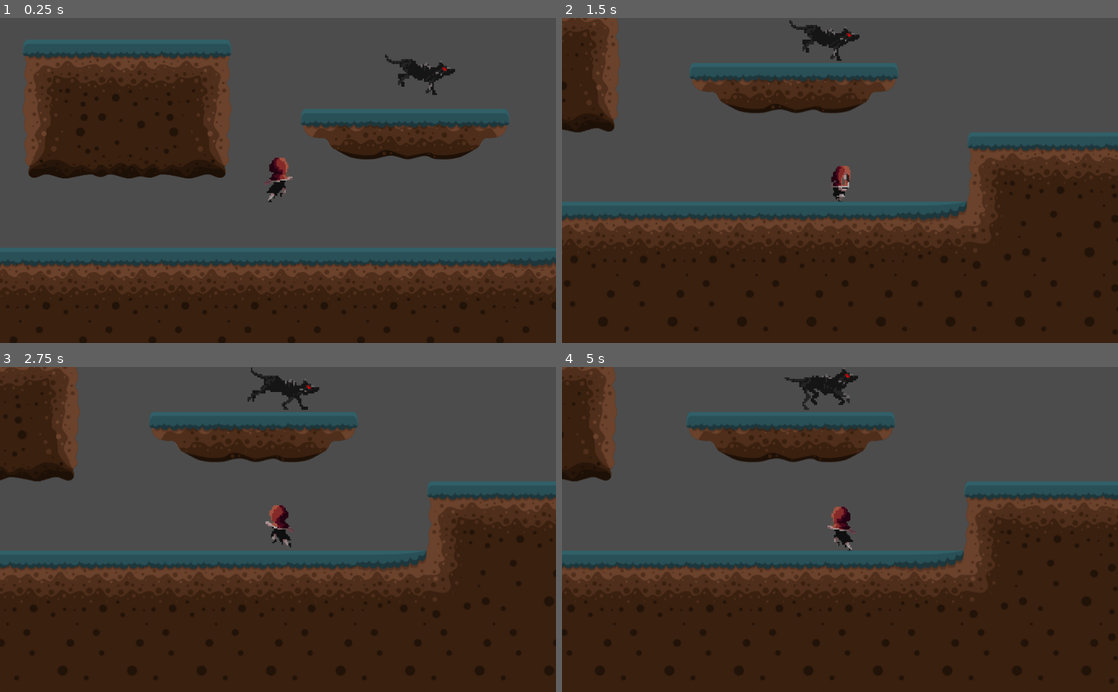
Above: before the commit, frames 1-4 (two rows, left to right).
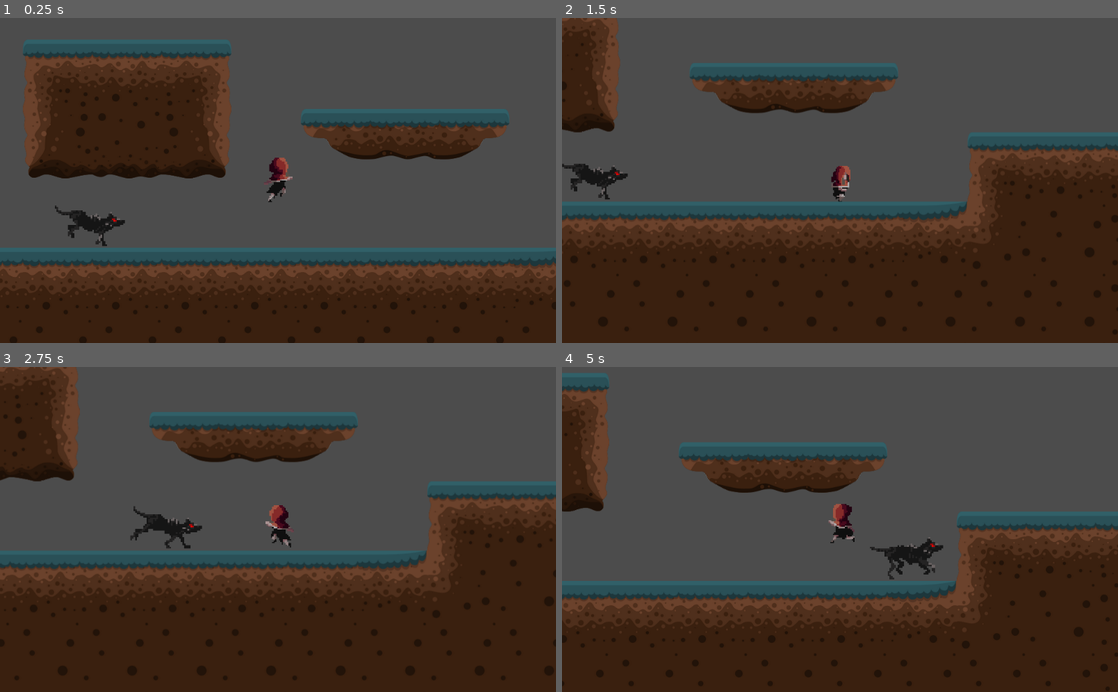
Above: after the commit, the same moments.

Repository: beldonholt/YourMum
Game: Godot game, scene res://Levels/MainLevels/LevelOne.tscn
Two runs of this game, one before a commit and one after it. Both use one fixed random seed, a clock stepped at 60 frames per second and the inputs below.
Inputs:
- Up to frame 1 (0.25 s): no input
- Up to frame 2 (1.5 s): hold D (right) from 0.53 s (still down); tap W (jump) at 0.6, 0.77, 1.07 s; tap Shift (run) at 1.35 s
- Up to frame 3 (2.75 s): tap W (jump) at 1.52, 1.55, 1.82, 2.1 s; release D (right) at 2.03 s; hold A (left) from 2.03 s (still down)
- Up to frame 4 (5 s): release A (left) at 2.78 s; hold D (right) 2.78-4.28 s; tap Shift (run) at 2.85, 4.35 s; tap W (jump) at 3.02, 3.05, 3.32, 3.6, 3.77, 4.07, 4.52, 4.55, 4.82 s; hold A (left) from 4.28 s (still down)

The runs differ from the first frame. In frame 1, 1.0% of the frame differs, in the area x 9-82%, y 11-71%; in frame 2, 1.0%; in frame 3, 1.1%; in frame 4, 30%, in the area x 0-100%, y 0-100%.

Commit message:
merge

Diff:
--- a/Lvl 3 Main progect/BaddieThings/Wolf/Wolf.gd
+++ b/Lvl 3 Main progect/BaddieThings/Wolf/Wolf.gd
@@ -9,7 +9,7 @@
 # 1 means facing right in this term
 var Direction = 1
 
-func _physics_process(delta):
+func _physics_process(_delta):
 	#moves right
 	Velocity.x = SPEED * Direction
 
--- a/Lvl 3 Main progect/Levels/MainLevels/LevelOne.tscn
+++ b/Lvl 3 Main progect/Levels/MainLevels/LevelOne.tscn
@@ -401,7 +401,7 @@
 script = ExtResource( 19 )
 
 [node name="Wolf" parent="." instance=ExtResource( 18 )]
-position = Vector2( 726.093, -123.838 )
+position = Vector2( 88.5724, 193.662 )
 
 [node name="Player" parent="." instance=ExtResource( 17 )]
 position = Vector2( 470, 72 )
--- a/Lvl 3 Main progect/PlayerStuff/Player.gd
+++ b/Lvl 3 Main progect/PlayerStuff/Player.gd
@@ -12,13 +12,13 @@
 const JUMPFORCE = -600
 const GRAVITY = 30
 
-func _process(delta):
+func _process(_delta):
 	if velocity.y != 0 or velocity.x != 0:
 		var Pos_ = get_position()
 		Global.AddPlayerPos(Pos_)
 
 #func _physics_process(delta): does fucion at games refressh rate (60fps)
-func _physics_process(delta):
+func _physics_process(_delta):
 
 	#Sprint Code
 	if Input.is_action_just_pressed("run") and SprintYes == true:
@@ -34,7 +34,7 @@
 		#moves the player by the constant speed to the right
 		velocity.x = SPEED +SpeedBonus
 		$AnimationPlayer.play("Walk")
-		get_node( "Sprite" ).set_flip_h( false )
+		get_node("Sprite").set_flip_h(false)
 		SpriteDireaction = false
 		#print("move right")
 
@@ -72,7 +72,7 @@
 #			print("falling")
 			$AnimationPlayer.play("Jump")
 	#means it wont constantly move down even on an object
-	#defines witch way is up so that the player can jump
+	#defines which way is up so that the player can jump
 	velocity = move_and_slide(velocity,Vector2.UP)
 
 	#player slows down when key not pressed
--- a/Lvl 3 Main progect/project.godot
+++ b/Lvl 3 Main progect/project.godot
@@ -21,6 +21,10 @@
 [autoload]
 
 Global="*res://Global.gd"
+
+[global]
+
+console=false
 
 [importer_defaults]
 
